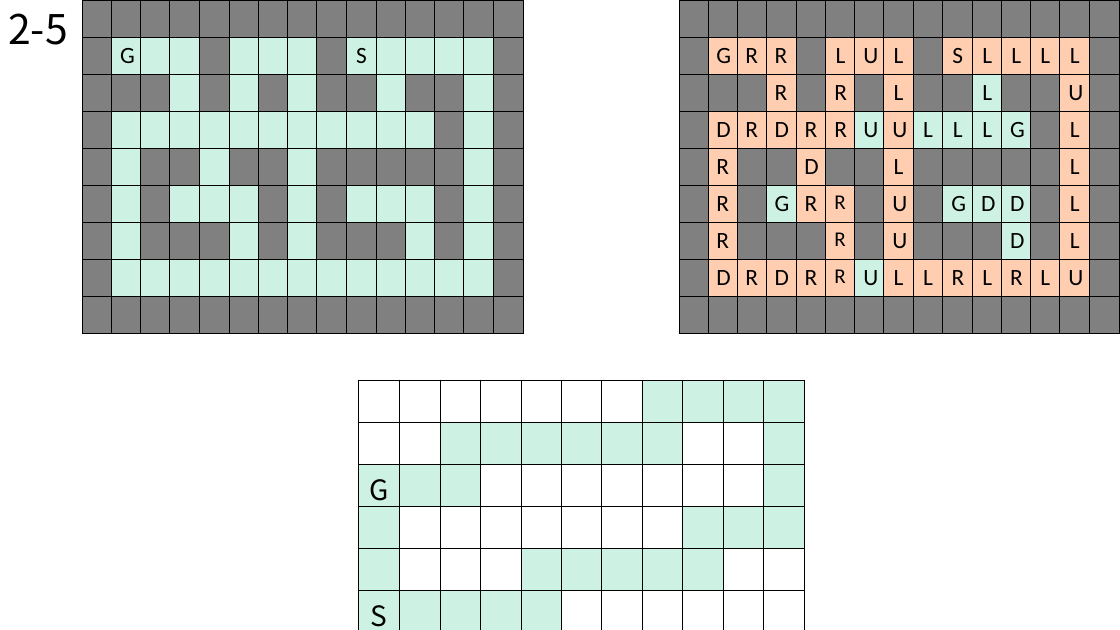
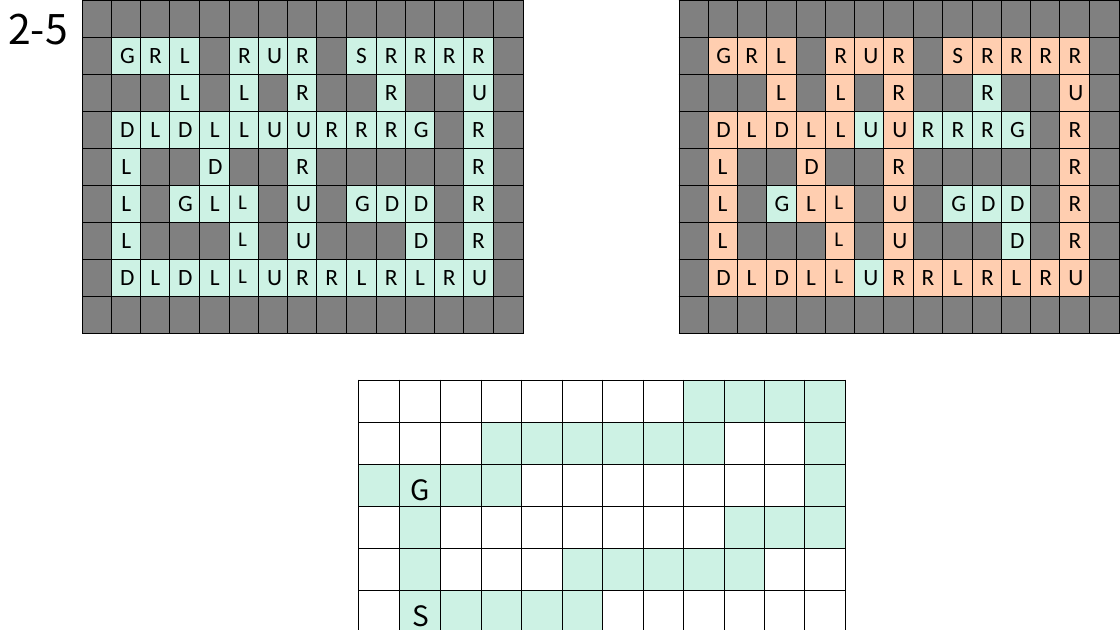
Before and after one commit to BSF0124/Brain-Control, a slide deck: slide 15 of etc/레벨디자인.pptx. Drawn at 1120x630 pixels with LibreOffice and Linux fonts; fonts in the diff are those of the drawing. Boxes give left, top, right and bottom in pixels: in the first picture for what was removed or moved away, otherwise in the second. Text is boxed around its words. In the diff, an @@ line names an element or a change of style, - is before the commit and + after.

```diff
--- a/etc/레벨디자인.pptx
+++ b/etc/레벨디자인.pptx
@@ table at [82, 0, 528, 328] @@
-row 2:  | G |  |  |  |  |  |  |  | S |  |  |  |  | 
+row 2:  | G | R | L |  | R | U | R |  | S | R | R | R | R | 
+row 3:  |  |  | L |  | L |  | R |  |  | R |  |  | U | 
+row 4:  | D | L | D | L | L | U | U | R | R | R | G |  | R | 
+row 5:  | L |  |  | D |  |  | R |  |  |  |  |  | R | 
+row 6:  | L |  | G | L | L |  | U |  | G | D | D |  | R | 
+row 7:  | L |  |  |  | L |  | U |  |  |  | D |  | R | 
+row 8:  | D | L | D | L | L | U | R | R | L | R | L | R | U | 
-row 4:  |  |  |  |  |  |  |  |  |  |  |  |  |  | 
-row 5:  |  |  |  |  |  |  |  |  |  |  |  |  |  | 
-row 6:  |  |  |  |  |  |  |  |  |  |  |  |  |  | 
-row 7:  |  |  |  |  |  |  |  |  |  |  |  |  |  | 
-row 8:  |  |  |  |  |  |  |  |  |  |  |  |  |  | 
-row 9:  |  |  |  |  |  |  |  |  |  |  |  |  |  | 
@@ table at [679, 0, 1120, 328] @@
-row 2:  | G | R | R |  | L | U | L |  | S | L | L | L | L | 
+row 2:  | G | R | L |  | R | U | R |  | S | R | R | R | R | 
-row 3:  |  |  | R |  | R |  | L |  |  | L |  |  | U | 
+row 3:  |  |  | L |  | L |  | R |  |  | R |  |  | U | 
-row 4:  | D | R | D | R | R | U | U | L | L | L | G |  | L | 
+row 4:  | D | L | D | L | L | U | U | R | R | R | G |  | R | 
-row 5:  | R |  |  | D |  |  | L |  |  |  |  |  | L | 
+row 5:  | L |  |  | D |  |  | R |  |  |  |  |  | R | 
-row 6:  | R |  | G | R | R |  | U |  | G | D | D |  | L | 
+row 6:  | L |  | G | L | L |  | U |  | G | D | D |  | R | 
-row 7:  | R |  |  |  | R |  | U |  |  |  | D |  | L | 
+row 7:  | L |  |  |  | L |  | U |  |  |  | D |  | R | 
-row 8:  | D | R | D | R | R | U | L | L | R | L | R | L | U | 
+row 8:  | D | L | D | L | L | U | R | R | L | R | L | R | U | 
@@ table at [359, 381, 844, 630] @@
+column 1:  |  |  |  |  | 
@@ table: place and size @@
-table at [359, 381, 803, 630]
+table at [359, 381, 844, 630]
```
Also in this commit, not shown: 11 other files.
